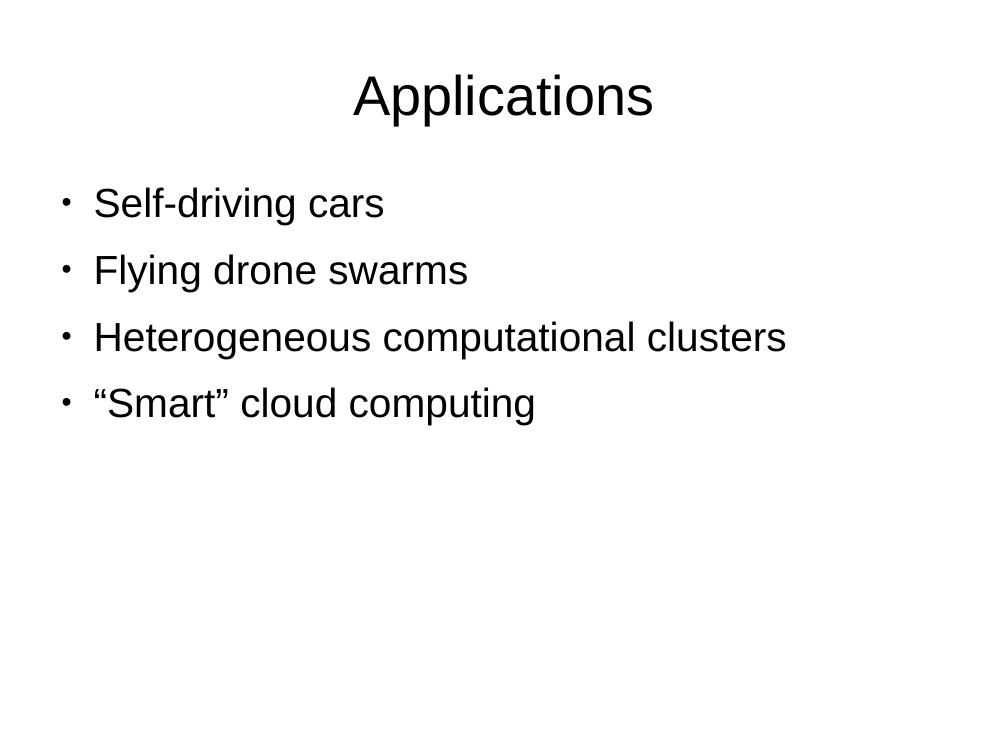
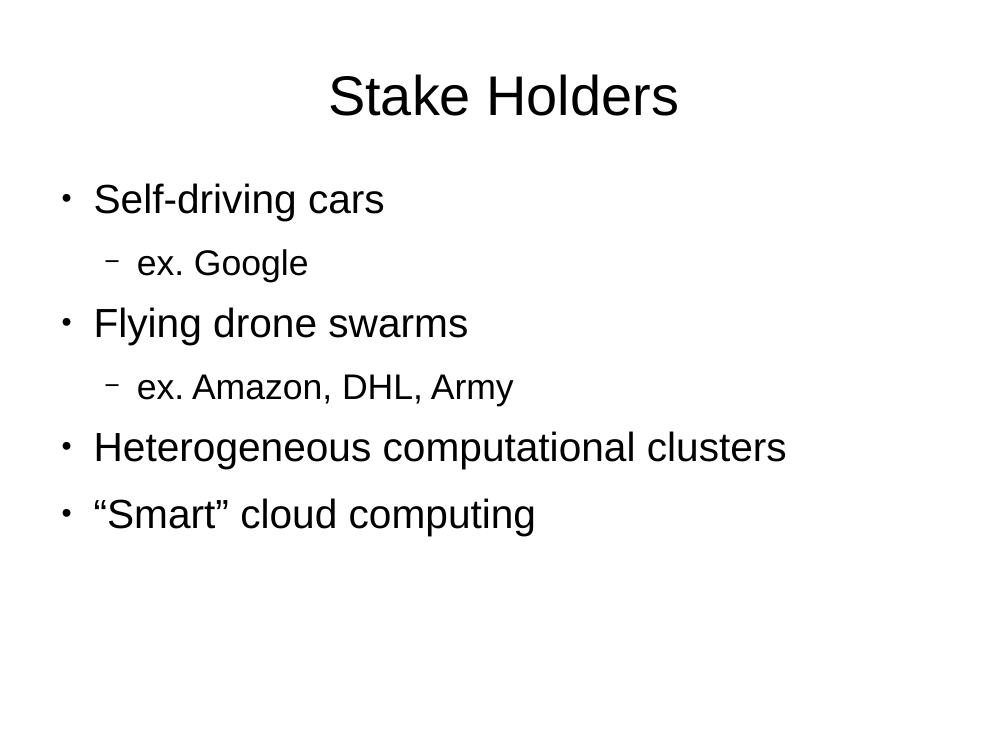
Before and after one commit to andrewazores/Capstone, a slide deck: slide 8 of documentation/problem_statement_presentation.odp (slide 6 before the commit). Drawn at 1008x756 pixels with LibreOffice and Linux fonts; fonts in the diff are those of the drawing. Boxes give left, top, right and bottom in pixels: in the first picture for what was removed or moved away, otherwise in the second. Text is boxed around its words. In the diff, an @@ line names an element or a change of style, - is before the commit and + after.

```diff
--- a/documentation/problem_statement_presentation.odp
+++ b/documentation/problem_statement_presentation.odp
@@ title at (x1=328, y1=74, x2=679, y2=116): text changed @@
-Applications
+Stake Holders
@@ text at (x1=137, y1=249, x2=309, y2=282): paragraph added @@
+  − ex. Google
@@ text at (x1=137, y1=374, x2=514, y2=406): paragraph added @@
+  − ex. Amazon, DHL, Army
```
Also in this commit, not shown: 2 other slides changed, 4 slides added, 1 slide removed.
